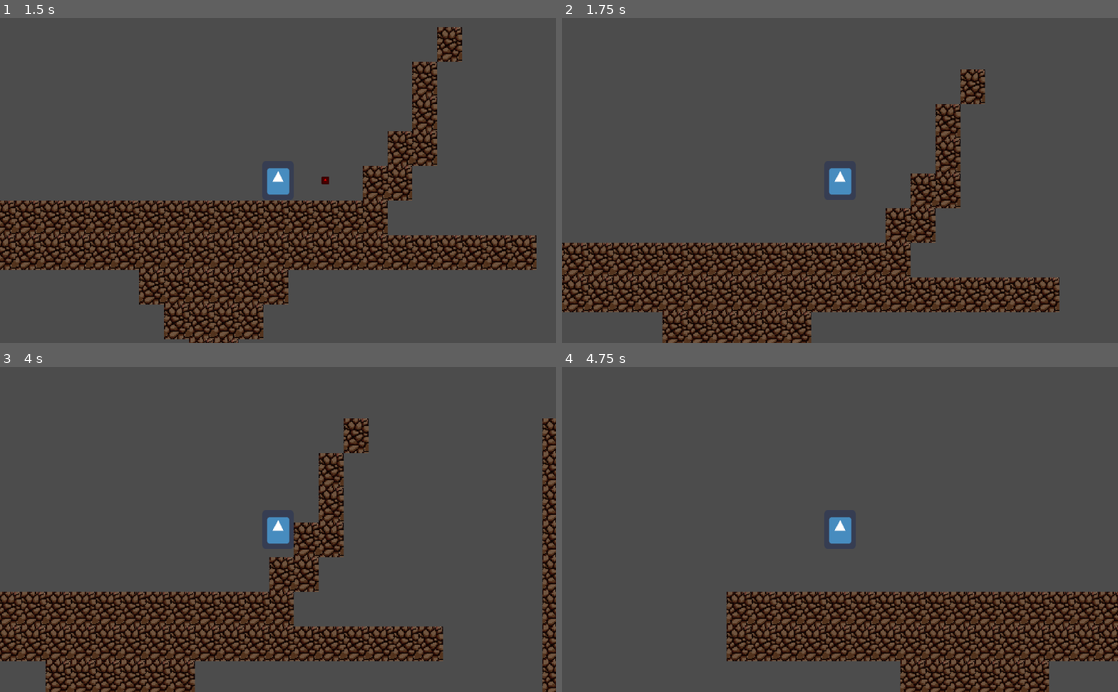
Above: before the commit, frames 1-4 (two rows, left to right).
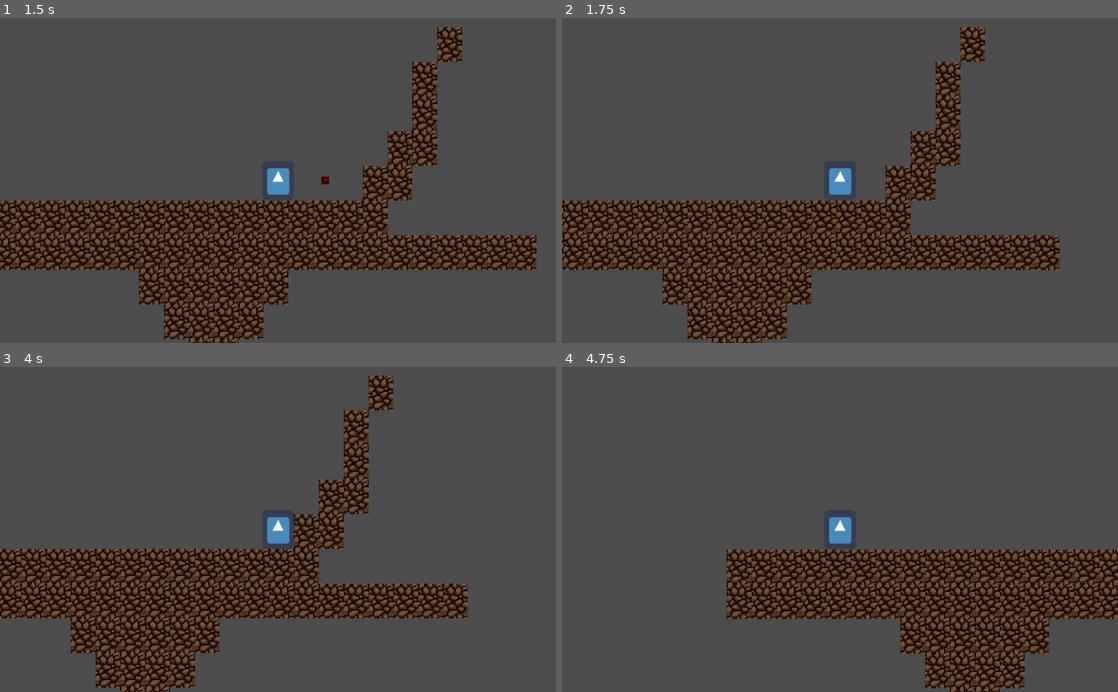
Above: after the commit, the same moments.

Repository: PlynioH/Project_Game
Game: Godot game, scene res://Scenes/HelloWorld.tscn
The game is run twice, just before and just after one commit, with the same random seed, the same clock (stepped at 60 frames per second) and the same inputs. The project has no main scene, so this scene is started directly. The engine's default icon, where the game draws it, is replaced by a stand-in: a white triangle on a blue panel in a dark square.
Inputs:
- Up to frame 1 (1.5 s): hold Right (ui_right) from 0.53 s (still down); tap Z (fire) at 0.6, 1.35 s; tap Up (ui_up) at 0.77 s
- Up to frame 2 (1.75 s): keep holding Right (ui_right); tap Up (ui_up) at 1.52 s
- Up to frame 3 (4 s): release Right (ui_right) at 2.03 s; hold Left (ui_left) 2.03-2.78 s; tap Z (fire) at 2.1, 2.85, 3.6 s; hold Right (ui_right) from 2.78 s (still down); tap Up (ui_up) at 3.02, 3.77 s
- Up to frame 4 (4.75 s): tap R (reload) at 4.15 s; release Right (ui_right) at 4.28 s; hold Left (ui_left) from 4.28 s (still down); tap Z (fire) at 4.35 s; tap Up (ui_up) at 4.52 s

Frame 1 is identical in both runs. In frame 2, 31% of the frame differs, in the area x 0-90%, y 2-100%; in frame 3, 30%; in frame 4, 23%.

Commit message:
Bugs fix
jump in air
do not restart do after dying
enemy didn't take damage

Diff:
--- a/Scenes/Bullet.tscn
+++ b/Scenes/Bullet.tscn
@@ -1,7 +1,10 @@
-[gd_scene load_steps=5 format=2]
+[gd_scene load_steps=6 format=2]
 
 [ext_resource path="res://icon.png" type="Texture" id=1]
 [ext_resource path="res://Scripts/Bullet.gd" type="Script" id=2]
+
+[sub_resource type="RectangleShape2D" id=2]
+extents = Vector2( 7.46103, 6.47723 )
 
 [sub_resource type="SpriteFrames" id=1]
 animations = [ {
@@ -11,25 +14,29 @@
 "speed": 5.0
 } ]
 
-[sub_resource type="RectangleShape2D" id=2]
-extents = Vector2( 7.46103, 6.47723 )
+[sub_resource type="RectangleShape2D" id=3]
+extents = Vector2( 7.43089, 6.61904 )
 
 [node name="Bullet" type="Node2D"]
 position = Vector2( 0.353951, 33.2716 )
 
 [node name="KinematicBody2D" type="KinematicBody2D" parent="."]
+collision_layer = 2
+collision_mask = 2
 script = ExtResource( 2 )
+
+[node name="Area2D" type="Area2D" parent="KinematicBody2D"]
+collision_layer = 2147483651
+collision_mask = 3
+
+[node name="CollisionShape2D" type="CollisionShape2D" parent="KinematicBody2D/Area2D"]
+shape = SubResource( 2 )
 
 [node name="AnimatedSprite" type="AnimatedSprite" parent="KinematicBody2D"]
 modulate = Color( 1, 0, 0, 1 )
-position = Vector2( 4.47035e-08, 0 )
+position = Vector2( 5.96046e-08, 0 )
 scale = Vector2( 0.23128, 0.203063 )
 frames = SubResource( 1 )
 
-[node name="Area2D" type="Area2D" parent="KinematicBody2D"]
-collision_layer = 2147483664
-collision_mask = 16
-
-[node name="CollisionShape2D" type="CollisionShape2D" parent="KinematicBody2D/Area2D"]
-shape = SubResource( 2 )
-[connection signal="body_entered" from="KinematicBody2D/Area2D" to="KinematicBody2D" method="_on_Area2D_body_entered"]
+[node name="CollisionShape2D" type="CollisionShape2D" parent="KinematicBody2D"]
+shape = SubResource( 3 )
--- a/Scenes/Enemy.tscn
+++ b/Scenes/Enemy.tscn
@@ -2,6 +2,13 @@
 
 [ext_resource path="res://Sprites/Enemy/sprite_0.png" type="Texture" id=1]
 [ext_resource path="res://Scripts/Enemy.gd" type="Script" id=2]
+
+[sub_resource type="RectangleShape2D" id=4]
+extents = Vector2( 10.1137, 9.30317 )
+
+[sub_resource type="CapsuleShape2D" id=3]
+radius = 10.1347
+height = 13.3315
 
 [sub_resource type="SpriteFrames" id=1]
 animations = [ {
@@ -11,12 +18,6 @@
 "speed": 5.0
 } ]
 
-[sub_resource type="RectangleShape2D" id=2]
-extents = Vector2( 9.0513, 10 )
-
-[sub_resource type="RectangleShape2D" id=3]
-extents = Vector2( 10.4687, 10.3262 )
-
 [node name="Enemy" type="Node2D"]
 
 [node name="KinematicBody2D" type="KinematicBody2D" parent="."]
@@ -24,18 +25,19 @@
 collision_mask = 5
 script = ExtResource( 2 )
 
+[node name="CollisionShape2D" type="CollisionShape2D" parent="KinematicBody2D"]
+position = Vector2( 0, -1 )
+shape = SubResource( 4 )
+
+[node name="damage" type="Area2D" parent="KinematicBody2D"]
+collision_layer = 2
+collision_mask = 2
+
+[node name="ai" type="CollisionShape2D" parent="KinematicBody2D/damage"]
+position = Vector2( 0.0787468, -0.787451 )
+rotation = 1.59183
+shape = SubResource( 3 )
+
 [node name="AnimatedSprite" type="AnimatedSprite" parent="KinematicBody2D"]
 frames = SubResource( 1 )
-
-[node name="CollisionShape2D" type="CollisionShape2D" parent="KinematicBody2D"]
-position = Vector2( 0.0787468, -0.787451 )
-shape = SubResource( 2 )
-
-[node name="skincoli" type="Area2D" parent="KinematicBody2D"]
-collision_layer = 16
-collision_mask = 16
-
-[node name="CollisionShape2D" type="CollisionShape2D" parent="KinematicBody2D/skincoli"]
-position = Vector2( 0, -1.10243 )
-shape = SubResource( 3 )
-[connection signal="body_entered" from="KinematicBody2D/skincoli" to="KinematicBody2D" method="_on_skincoli_body_entered"]
+[connection signal="body_entered" from="KinematicBody2D/damage" to="KinematicBody2D" method="_on_damage_body_entered"]
--- a/Scripts/Bullet.gd
+++ b/Scripts/Bullet.gd
@@ -2,9 +2,9 @@
 
 var velocity = Vector2()
 
-func _physics_process(delta):
+func _physics_process(_delta):
 	velocity.x += 120
 	velocity = move_and_slide(velocity, Vector2(0, -1))
 
-func _on_Area2D_body_entered(body):
-	$".".queue_free()
+func _on_Area2D_body_entered(_body):
+	queue_free()
--- a/Scripts/Enemy.gd
+++ b/Scripts/Enemy.gd
@@ -11,16 +11,16 @@
 
 func death():
 	if life == 0:
-		$".".queue_free()
+		queue_free()
 	else:
 		life -= 1
 
-func _physics_process(delta):
+func _physics_process(_delta):
 	gravity()
 	velocity = move_and_slide(velocity, Vector2(0, -1))
 
 
-func _on_skincoli_body_entered(body):
+func _on_damage_body_entered(_body):
+	death()
 	print("carai")
 	print(life)
-	death()
--- a/Scripts/Player.gd
+++ b/Scripts/Player.gd
@@ -29,8 +29,6 @@
 		speed = run
 	if Input.is_action_just_released("ui_run"):
 		speed = 200
-	if Input.is_action_just_pressed("reload"):
-		get_tree().reload_current_scene()
 	if Input.is_action_just_pressed("fire"):
 		var fire = bullet.instance()
 		fire.set_position(get_node(".").position)
@@ -42,11 +40,12 @@
 		jump_point = 1
 		released_jump = 1
 	else:
+		jump_point = 0
 		velocity.y += 30
 
 func death():
 	if life == 0:
-		$".".queue_free()
+		queue_free()
 	else:
 		life -= 1
 
@@ -56,6 +55,6 @@
 
 	velocity = move_and_slide(velocity, Vector2(0, -1))
 
-func _on_heart_body_entered(body):
+func _on_heart_body_entered(_body):
 	death()
 	print(life)
--- /dev/null
+++ b/Scripts/main.gd
@@ -0,0 +1,7 @@
+extends KinematicBody2D
+
+
+func _physics_process(_delta):
+	if Input.is_action_just_pressed("reload"):
+# warning-ignore:return_value_discarded
+		get_tree().reload_current_scene()
--- a/project.godot
+++ b/project.godot
@@ -16,6 +16,10 @@
 [application]
 
 config/icon="res://icon.png"
+
+[autoload]
+
+Main="*res://Scripts/main.gd"
 
 [input]
 
